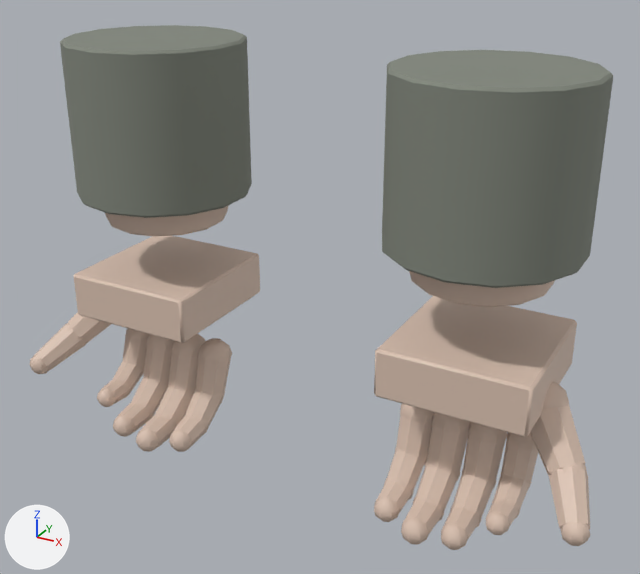
A saved change to the glTF model public/assets/models/hands_lowpoly.glb.
Camera for both pictures: a 50 mm lens placed at (0.23, -0.407, 0.117), pointed at (0.008, -0.002, -0.085). Arrows for +X, +Y and +Z are at lower left; the lights stay in place. The first picture is the older version. Where no turn or scale is listed for an object, it has been applied to the vertices. Vertices at exactly the same position are counted once.

Objects in the first picture: 'hand_L', 'hand_R'.
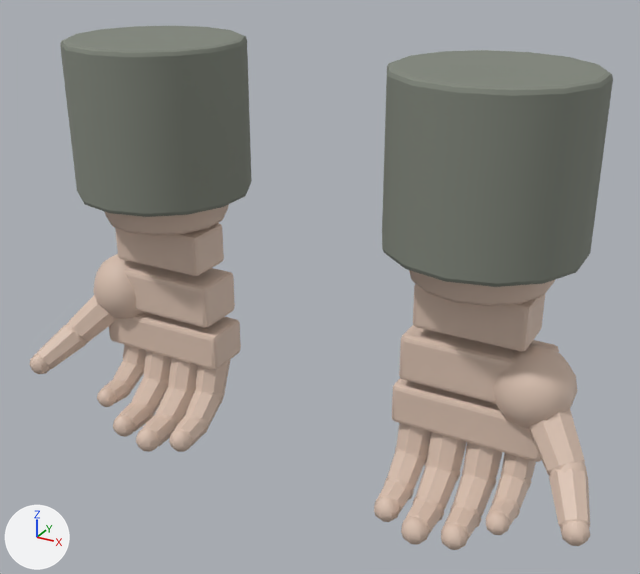
The change, as a diff of the scene's bpy script:
```diff
--- a/public/assets/models/hands_lowpoly.glb.py
+++ b/public/assets/models/hands_lowpoly.glb.py
@@ me_sleevemesh_001 @@
-me_sleevemesh_001.from_pydata(...)  # 1381 vertices, 2620 faces; spans x -0.079..0.051, y -0.057..0.052, z -0.2..0.045
+me_sleevemesh_001.from_pydata(...)  # 1878 vertices, 3600 faces; spans x -0.079..0.051, y -0.057..0.052, z -0.2..0.045
+# me_sleevemesh_001 part 1: a new loose piece, a UV sphere (10 segments, 8 rings, poles along z) spanning x -0.055..-0.013, y -0.026..0.018, z -0.136..-0.092, in mat_mat_skin_stylised (beige #ddc4b3)
+# me_sleevemesh_001 part 2: the loose piece of 56 vertices spanning x -0.051..0.051, y -0.052..0.052, z -0.045..0.045 is rebuilt with 84 vertices and now spans x -0.051..0.051, y -0.052..0.052, z -0.045..0.045
+# me_sleevemesh_001 part 3: the loose piece of 56 vertices spanning x -0.039..0.039, y -0.04..0.04, z -0.062..-0.046 is rebuilt with 84 vertices and now spans x -0.038..0.038, y -0.039..0.039, z -0.062..-0.046
+# me_sleevemesh_001 part 4: the loose piece of 24 vertices spanning x -0.043..0.039, y -0.043..0.043, z -0.121..-0.093 is rebuilt with 56 vertices and now spans x -0.041..0.037, y -0.016..0.016, z -0.123..-0.097
+# me_sleevemesh_001 part 5: a new loose piece of 56 vertices spanning x -0.031..0.031, y -0.015..0.015, z -0.091..-0.065, in mat_mat_skin_stylised (beige #ddc4b3)
+# me_sleevemesh_001 part 6: a new loose piece of 56 vertices spanning x -0.045..0.041, y -0.015..0.015, z -0.152..-0.128, in mat_mat_skin_stylised (beige #ddc4b3)
+# me_sleevemesh_001 part 7: a new loose piece of 48 vertices spanning x -0.001..0.021, y -0.018..0.009, z -0.179..-0.147, in mat_mat_skin_stylised (beige #ddc4b3)
+# me_sleevemesh_001 part 8: 154 vertices moved from x -0.078..0.04, y -0.053..0.008, z -0.198..-0.113 to x -0.078..0.04, y -0.053..0.007, z -0.197..-0.113; 279 vertices removed from x -0.068..0.04, y -0.048..0.01, z -0.2..-0.116; 456 vertices added at x -0.071..0.04, y -0.052..0.009, z -0.2..-0.114
 me_sleevemesh_001.materials.append(mat_mat_sleeve_fabric)
@@ me_sleevemesh @@
-me_sleevemesh.from_pydata(...)  # 1381 vertices, 2620 faces; spans x -0.051..0.079, y -0.057..0.052, z -0.2..0.045
+me_sleevemesh.from_pydata(...)  # 1878 vertices, 3600 faces; spans x -0.051..0.079, y -0.057..0.052, z -0.2..0.045
+# me_sleevemesh part 9: a new loose piece, a UV sphere (10 segments, 8 rings, poles along z) spanning x 0.013..0.055, y -0.026..0.018, z -0.136..-0.092, in mat_mat_skin_stylised (beige #ddc4b3)
+# me_sleevemesh part 10: the loose piece of 56 vertices spanning x -0.051..0.051, y -0.052..0.052, z -0.045..0.045 is rebuilt with 84 vertices and now spans x -0.051..0.051, y -0.052..0.052, z -0.045..0.045
+# me_sleevemesh part 11: the loose piece of 56 vertices spanning x -0.039..0.039, y -0.04..0.04, z -0.062..-0.046 is rebuilt with 84 vertices and now spans x -0.038..0.038, y -0.039..0.039, z -0.062..-0.046
+# me_sleevemesh part 12: the loose piece of 24 vertices spanning x -0.039..0.043, y -0.043..0.043, z -0.121..-0.093 is rebuilt with 56 vertices and now spans x -0.037..0.041, y -0.016..0.016, z -0.123..-0.097
+# me_sleevemesh part 13: a new loose piece of 56 vertices spanning x -0.031..0.031, y -0.015..0.015, z -0.091..-0.065, in mat_mat_skin_stylised (beige #ddc4b3)
+# me_sleevemesh part 14: a new loose piece of 56 vertices spanning x -0.041..0.045, y -0.015..0.015, z -0.152..-0.128, in mat_mat_skin_stylised (beige #ddc4b3)
+# me_sleevemesh part 15: a new loose piece of 48 vertices spanning x -0.021..0.001, y -0.018..0.009, z -0.179..-0.147, in mat_mat_skin_stylised (beige #ddc4b3)
+# me_sleevemesh part 16: 154 vertices moved from x -0.04..0.078, y -0.053..0.008, z -0.198..-0.113 to x -0.04..0.078, y -0.053..0.007, z -0.197..-0.113; 279 vertices removed from x -0.04..0.068, y -0.048..0.01, z -0.2..-0.116; 456 vertices added at x -0.04..0.071, y -0.052..0.009, z -0.2..-0.114
 me_sleevemesh.materials.append(mat_mat_sleeve_fabric)
```

What differs and where, as boxes (x1, y1, x2, y2) in the pictures (640 x 574 px; the box of a moved part takes in the faces that stretch with it):
'hand_L', reshaped: before (30, 25, 260, 452); after (30, 26, 252, 452)
part 1 of me_sleevemesh_001, added (beige): after (93, 254, 146, 319)
part 2 of me_sleevemesh_001, rebuilt: before (60, 25, 252, 218); after (60, 26, 252, 217)
part 3 of me_sleevemesh_001, rebuilt: before (105, 206, 228, 237); after (105, 204, 229, 236)
part 4 of me_sleevemesh_001, rebuilt: before (74, 236, 260, 343); after (124, 264, 235, 328)
part 5 of me_sleevemesh_001, added (beige): after (115, 223, 224, 276)
part 6 of me_sleevemesh_001, added (beige): after (109, 312, 241, 369)
part 7 of me_sleevemesh_001, added (beige): after (168, 358, 198, 391)
part 8 of me_sleevemesh_001, moved or reshaped: before (36, 312, 231, 447); after (37, 295, 230, 446)
part 9 of me_sleevemesh, added (beige): after (494, 344, 577, 428)
part 10 of me_sleevemesh, rebuilt: before (382, 50, 613, 288); after (382, 50, 613, 287)
part 11 of me_sleevemesh, rebuilt: before (409, 271, 555, 307); after (409, 270, 555, 306)
part 12 of me_sleevemesh, rebuilt: before (374, 296, 577, 437); after (399, 325, 559, 403)
part 13 of me_sleevemesh, added (beige): after (413, 284, 545, 351)
part 14 of me_sleevemesh, added (beige): after (392, 378, 542, 462)
part 15 of me_sleevemesh, added (beige): after (427, 432, 467, 471)
part 16 of me_sleevemesh, moved or reshaped: before (378, 405, 590, 539); after (378, 408, 590, 539)
